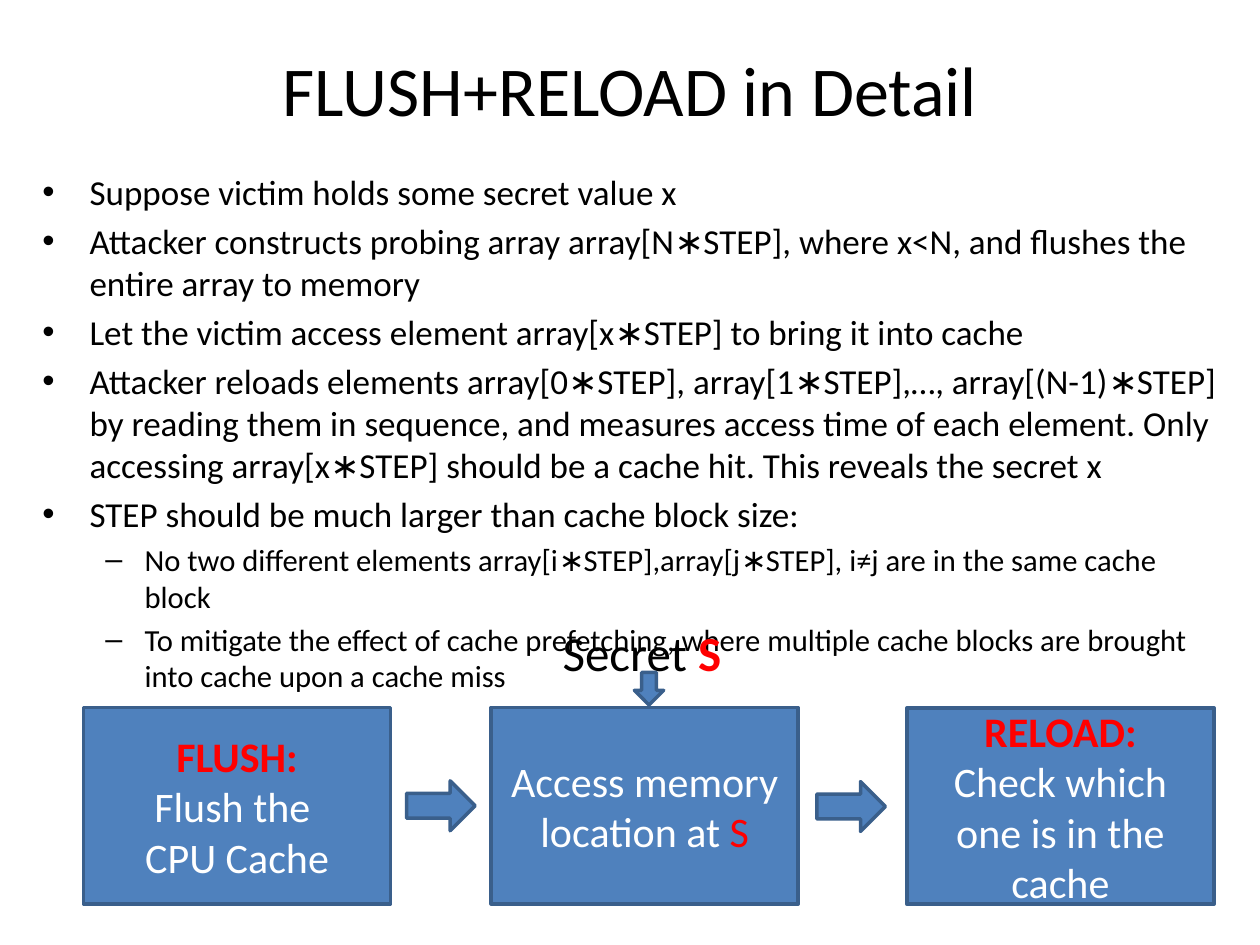
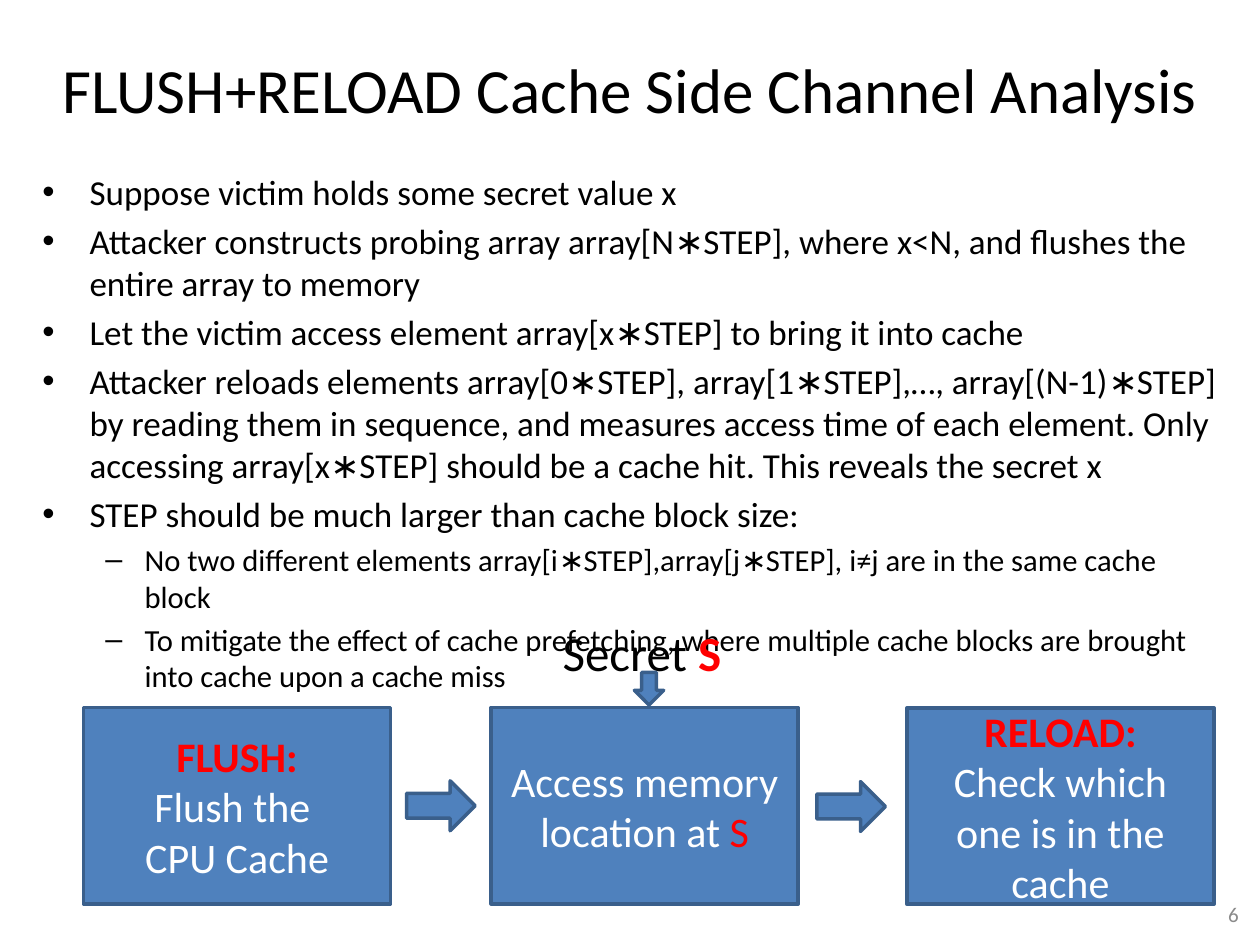
Before and after one commit to gulaoshi/gu.github.io, a slide deck: slide 6 of InfoSec/PPTs/Labs/Lab5-6-Meltdown&Spectre.pptx (slide 7 before the commit). Drawn at 1260x945 pixels with LibreOffice and Linux fonts; fonts in the diff are those of the drawing. Boxes give left, top, right and bottom in pixels: in the first picture for what was removed or moved away, otherwise in the second. Text is boxed around its words. In the diff, an @@ line names an element or a change of style, - is before the commit and + after.

```diff
--- a/InfoSec/PPTs/Labs/Lab5-6-Meltdown&Spectre.pptx
+++ b/InfoSec/PPTs/Labs/Lab5-6-Meltdown&Spectre.pptx
@@ title at [63,69,1197,123]: text changed; size 40 to 36 pt @@
-FLUSH+RELOAD in Detail
+FLUSH+RELOAD Cache Side Channel Analysis
@@ page number added at [1228,908,1239,922], 12 pt, text #8C8C8C @@
+6
```
Also in this commit, not shown: 44 other slides changed, 1 slide removed.
